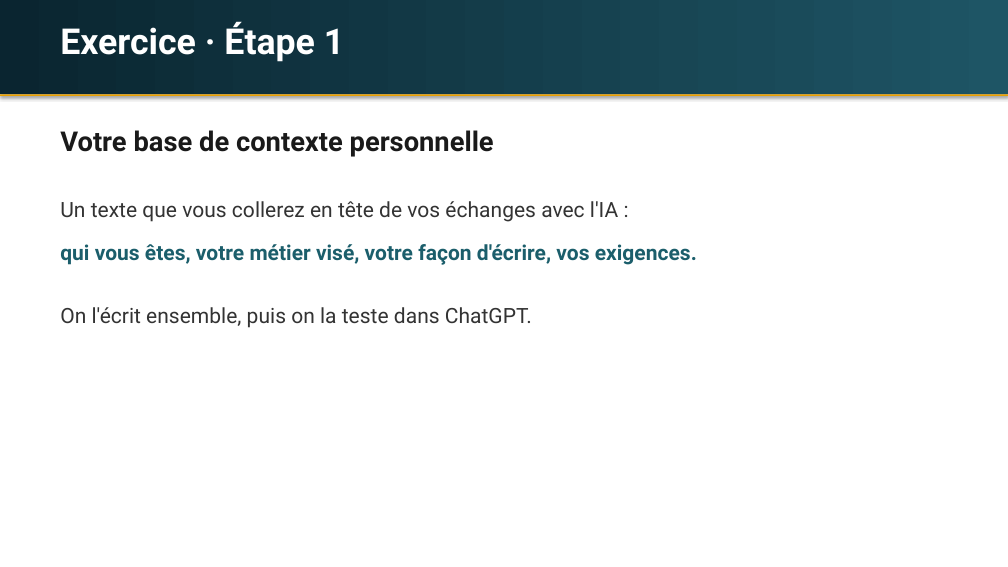
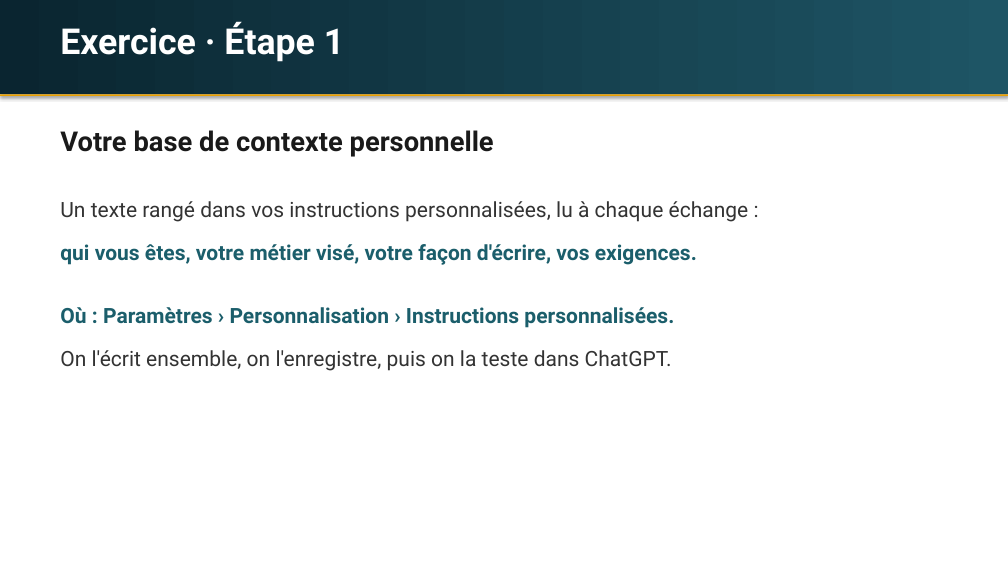
Before and after one commit to idrispjsalvi/claude-hub, a slide deck: slide 50 of espaces/intelligence-academy/seances/laurence-saulais/laurence-saulais-s1-fondamentaux.pptx (slide 49 before the commit). Drawn at 1008x567 pixels with LibreOffice and Linux fonts; fonts in the diff are those of the drawing. Boxes give left, top, right and bottom in pixels: in the first picture for what was removed or moved away, otherwise in the second. Text is boxed around its words. In the diff, an @@ line names an element or a change of style, - is before the commit and + after.

```diff
--- a/espaces/intelligence-academy/seances/laurence-saulais/laurence-saulais-s1-fondamentaux.pptx
+++ b/espaces/intelligence-academy/seances/laurence-saulais/laurence-saulais-s1-fondamentaux.pptx
@@ text at (x1=60, y1=201, x2=749, y2=222): text changed @@
-Un texte que vous collerez en tête de vos échanges avec l'IA :
+Un texte rangé dans vos instructions personnalisées, lu à chaque échange :
@@ text at (x1=60, y1=307, x2=674, y2=328): text changed; text colour #333333 to #1B5E6B; bold on @@
-On l'écrit ensemble, puis on la teste dans ChatGPT.
+Où : Paramètres › Personnalisation › Instructions personnalisées.
@@ text added at (x1=60, y1=350, x2=672, y2=371), 20 pt, text #333333 @@
+On l'écrit ensemble, on l'enregistre, puis on la teste dans ChatGPT.
```
Also in this commit, not shown: 10 other slides changed, 7 slides added, 3 slides removed, 1 other file.
